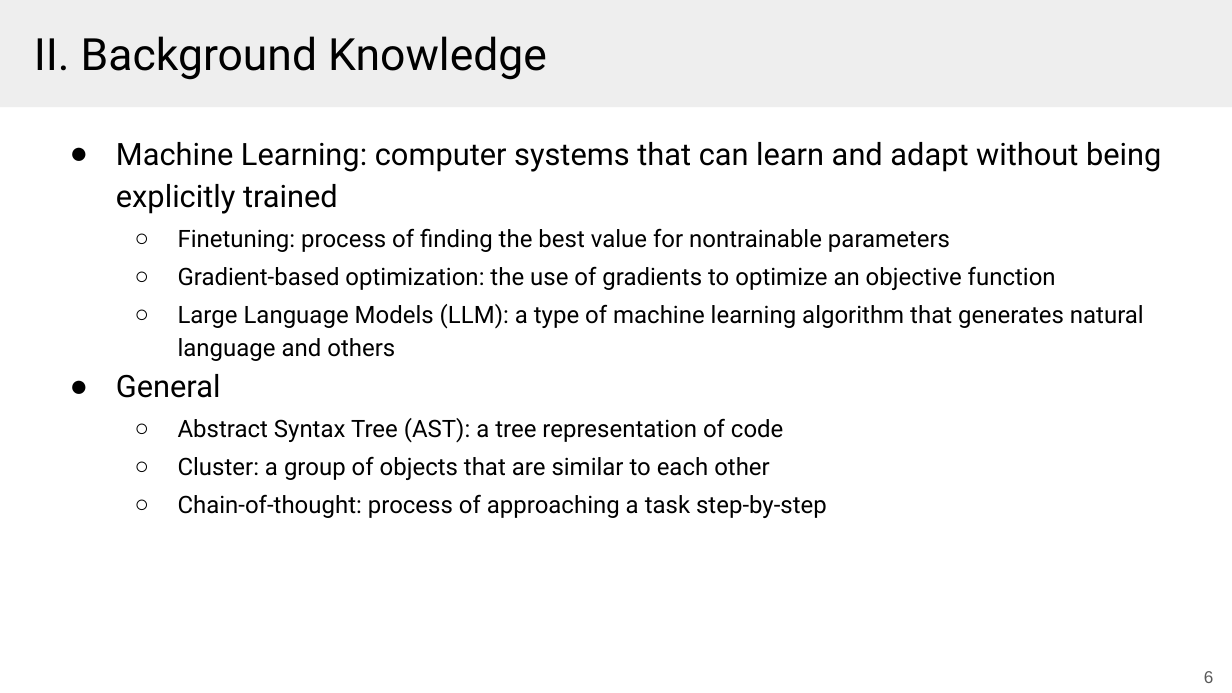
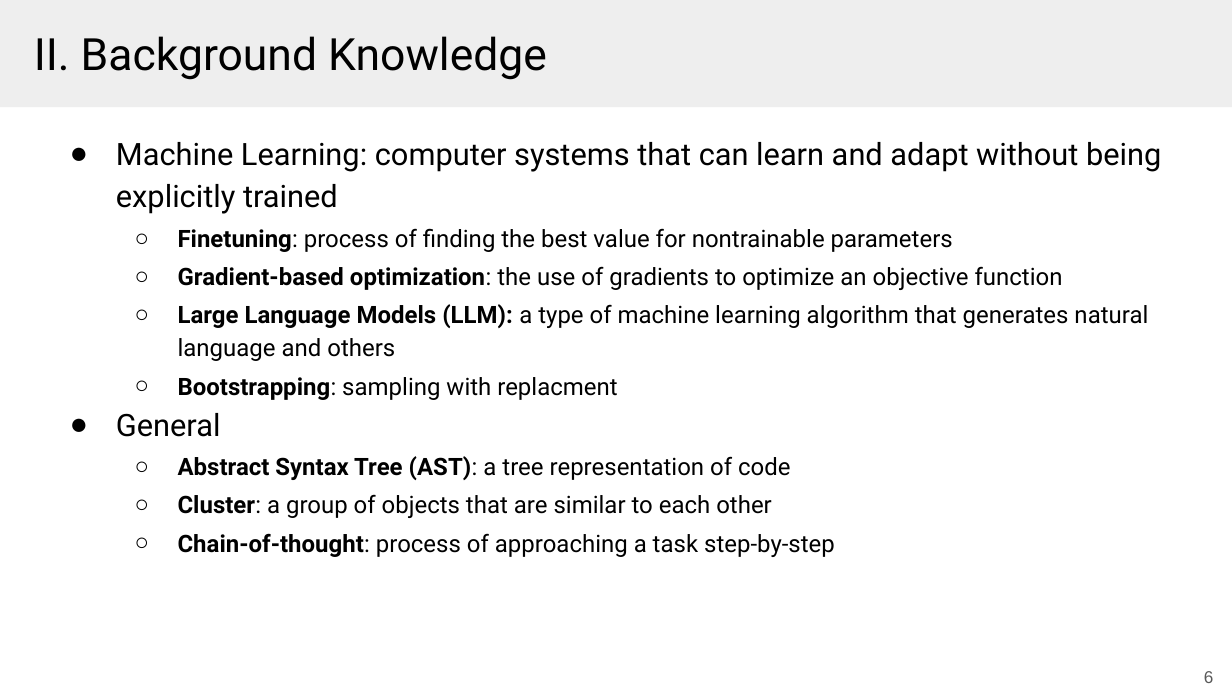
Before and after one commit to Tazering/UVA-CS, a slide deck: slide 6 of CS-6501_Kuo/paper presentation/lifelong_robot_presentation.pptx. Drawn at 1232x693 pixels with LibreOffice and Linux fonts; fonts in the diff are those of the drawing. Boxes give left, top, right and bottom in pixels: in the first picture for what was removed or moved away, otherwise in the second. Text is boxed around its words. In the diff, an @@ line names an element or a change of style, - is before the commit and + after.

```diff
--- a/CS-6501_Kuo/paper presentation/lifelong_robot_presentation.pptx
+++ b/CS-6501_Kuo/paper presentation/lifelong_robot_presentation.pptx
@@ text at (178,228,1148,557): bold on in "Finetuning:", "Gradient-based optimization:", "Large Language Models (LLM):", "Abstract Syntax Tree (AST):" and 2 more places @@
@@ text at (178,377,617,400): paragraph added @@
+  ○ Bootstrapping: sampling with replacment
```
Also in this commit, not shown: 7 other slides changed, 3 slides added, 1 slide removed, 2 other files.
